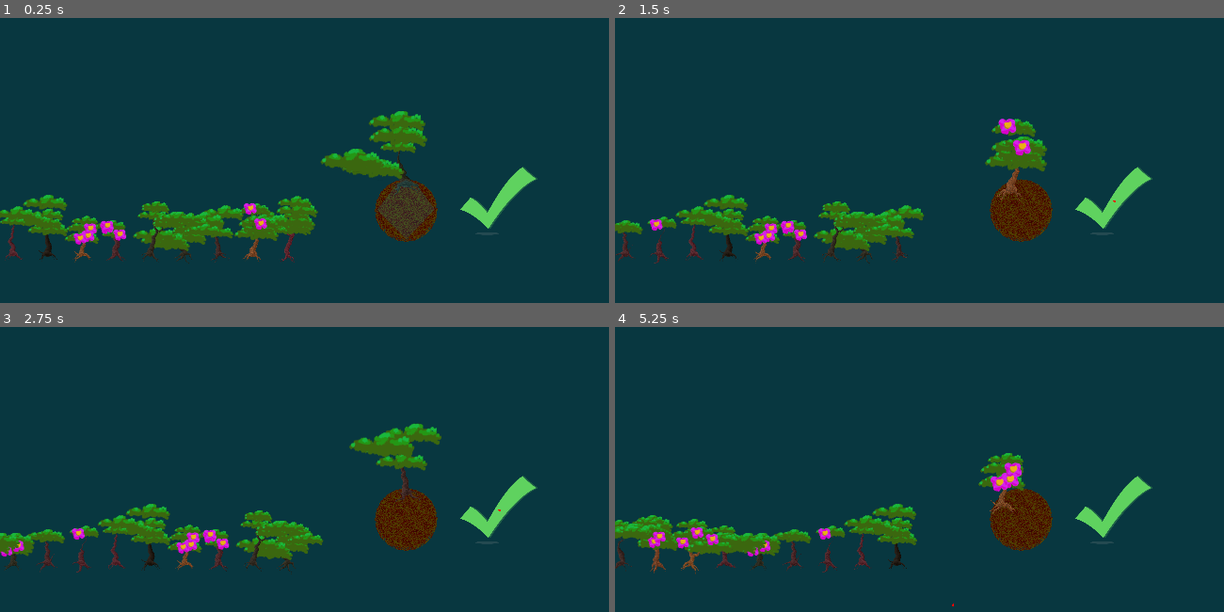
Above: before the commit, frames 1-4 (two rows, left to right).
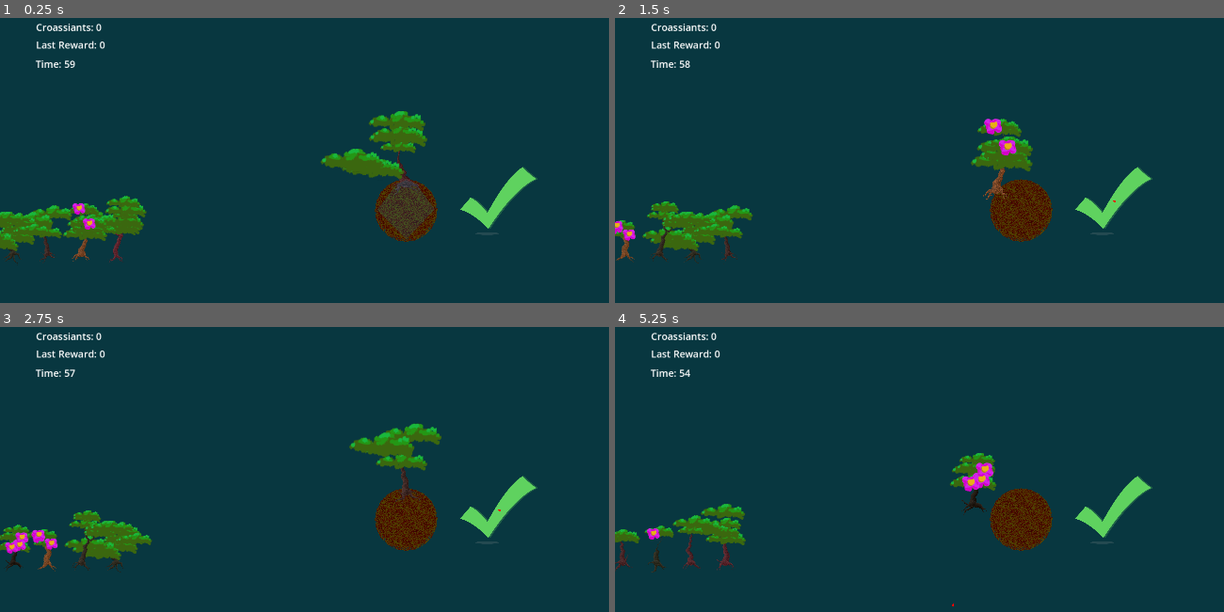
Above: after the commit, the same moments.

Repository: Fanny-Pack-Studios/medialunas-ggj23
Game: Godot game, scene res://src/GameScene.tscn
Same seed, same stepped clock (60 frames per second), same inputs: the game is played once before the commit and once after it.
Inputs (mouse positions are in pixels of both pictures, inside the frame that each line leads up to):
- Up to frame 1 (0.25 s): no input
- Up to frame 2 (1.5 s): click (1114, 200) at 0.5 s; click (1114, 200) at 1.25 s
- Up to frame 3 (2.75 s): click (499, 509) at 2 s
- Up to frame 4 (5.25 s): tap Enter at 2.75, 4.25 s; move the mouse to (1157, 498) at 2.77 s; click (1157, 498) at 2.92 s; tap Space at 3.5, 5 s; move the mouse to (840, 540) at 3.52 s; click (840, 540) at 3.67 s; move the mouse to (1065, 426) at 4.27 s; click (1065, 426) at 4.42 s; move the mouse to (956, 603) at 5.02 s; click (956, 603) at 5.17 s

The runs differ from the first frame. In frame 1, 6.7% of the frame differs, in the area x 0-69%, y 1-87%; in frame 2, 7.0%, in the area x 0-71%, y 1-87%; in frame 3, 5.5%; in frame 4, 6.4%.

Commit message:
Game Scene UI and Timer aproach

Diff:
--- a/bonsai-shop/src/GameScene.tscn
+++ b/bonsai-shop/src/GameScene.tscn
@@ -1,8 +1,12 @@
-[gd_scene load_steps=4 format=3 uid="uid://pb8yxtatgry"]
+[gd_scene load_steps=6 format=3 uid="uid://pb8yxtatgry"]
 
 [ext_resource type="Script" path="res://src/GameScene.gd" id="1_v5p1t"]
 [ext_resource type="PackedScene" uid="uid://cc7xtham43tpt" path="res://src/Queue.tscn" id="1_wiyka"]
 [ext_resource type="PackedScene" uid="uid://dnuek13mjmhiy" path="res://src/Trimmer.tscn" id="2_lt1ds"]
+[ext_resource type="Script" path="res://src/ScoreLabelUI.gd" id="4_wwrc1"]
+
+[sub_resource type="Theme" id="Theme_xu5is"]
+default_font_size = 25
 
 [node name="GameScene" type="Node2D"]
 script = ExtResource("1_v5p1t")
@@ -10,6 +14,40 @@
 [node name="Queue" parent="." instance=ExtResource("1_wiyka")]
 position = Vector2(-54, 647)
 scale = Vector2(0.7, 0.7)
-visible_in_queue = 10
 
 [node name="Trimmer" parent="." instance=ExtResource("2_lt1ds")]
+
+[node name="Control" type="Control" parent="."]
+layout_mode = 3
+anchors_preset = 0
+offset_left = 92.0
+offset_top = 52.0
+offset_right = 414.0
+offset_bottom = 189.0
+theme = SubResource("Theme_xu5is")
+script = ExtResource("4_wwrc1")
+
+[node name="Score" type="Label" parent="Control"]
+layout_mode = 0
+offset_right = 292.0
+offset_bottom = 26.0
+text = "Croassiants: 0"
+
+[node name="Score2" type="Label" parent="Control"]
+layout_mode = 0
+offset_top = 45.0
+offset_right = 292.0
+offset_bottom = 83.0
+text = "Last Reward: 0"
+
+[node name="Timer" type="Label" parent="Control"]
+layout_mode = 0
+offset_left = -1.0
+offset_top = 94.0
+offset_right = 291.0
+offset_bottom = 132.0
+text = "Time: 0"
+
+[node name="ActualTimer" type="Timer" parent="."]
+wait_time = 60.0
+autostart = true
--- /dev/null
+++ b/bonsai-shop/src/ScoreLabelUI.gd
@@ -0,0 +1,10 @@
+extends Control
+
+@onready var scoreLabel : Label= $Score
+@onready var partialScoreLabel : Label= $Score2
+@onready var timerLabel : Label= $Timer
+
+
+func _process(delta):
+	scoreLabel.text = "Croassiants: %d" %Scoreboard.get_points()
+	timerLabel.text = "Time: %d" %(get_node("/root/GameScene/ActualTimer").get_time_left())
--- a/bonsai-shop/src/Scoreboard.gd
+++ b/bonsai-shop/src/Scoreboard.gd
@@ -3,7 +3,6 @@
 var _score := 0
 
 signal score_changed(to, by)
-
 
 func add_points(to_add: int):
 	_score += to_add
--- a/bonsai-shop/src/Trimmer.tscn
+++ b/bonsai-shop/src/Trimmer.tscn
@@ -14,12 +14,13 @@
 
 [node name="Mata" parent="." instance=ExtResource("3_4yi4j")]
 position = Vector2(1037, 466)
+polygon = PackedVector2Array(80, 72, 76.0845, 47.2786, 64.7214, 24.9772, 47.0228, 7.27864, 24.7214, -4.08453, -3.49691e-06, -8, -24.7214, -4.08452, -47.0228, 7.27864, -64.7214, 24.9772, -76.0845, 47.2786, -80, 72, -76.0845, 96.7214, -64.7214, 119.023, -47.0228, 136.721, -24.7214, 148.085, 9.5399e-07, 152, 24.7214, 148.085, 47.0228, 136.721, 64.7214, 119.023, 76.0845, 96.7214)
 
 [node name="Bonsai" parent="Mata" instance=ExtResource("4_g52we")]
 
 [node name="PatternVisualizer" parent="." instance=ExtResource("4_eu7rg")]
 position = Vector2(1037, 466)
-color = Color(0, 0.654902, 0.803922, 0.230004)
+color = Color(0, 0.654902, 0.803922, 0.220322)
 polygon = PackedVector2Array(73, 69, 27, 6, 0, -6, -26, 7, -75, 71, 0, 146)
 
 [node name="PlantDone" type="TextureButton" parent="."]
--- a/bonsai-shop/src/UI_TitleScreen.tscn
+++ b/bonsai-shop/src/UI_TitleScreen.tscn
@@ -1,6 +1,6 @@
-[gd_scene load_steps=3 format=3 uid="uid://wwnvvp71clcp"]
+[gd_scene load_steps=3 format=3]
 
-[ext_resource type="Texture2D" uid="uid://c2s27oemud0so" path="res://textures/settings-svgrepo-com.png" id="1_cwh75"]
+[ext_resource type="Texture2D" uid="uid://c2s27oemud0so" path="res://textures/UI_Settings2_icon_svg.png" id="1_cwh75"]
 
 [sub_resource type="Theme" id="Theme_1ek8j"]
 
Renamed: bonsai-shop/textures/settings-svgrepo-com.png -> bonsai-shop/textures/UI_Settings2_icon_svg.png
Not shown, changed: bonsai-shop/textures/UI_Settings2_icon_svg.png.import
